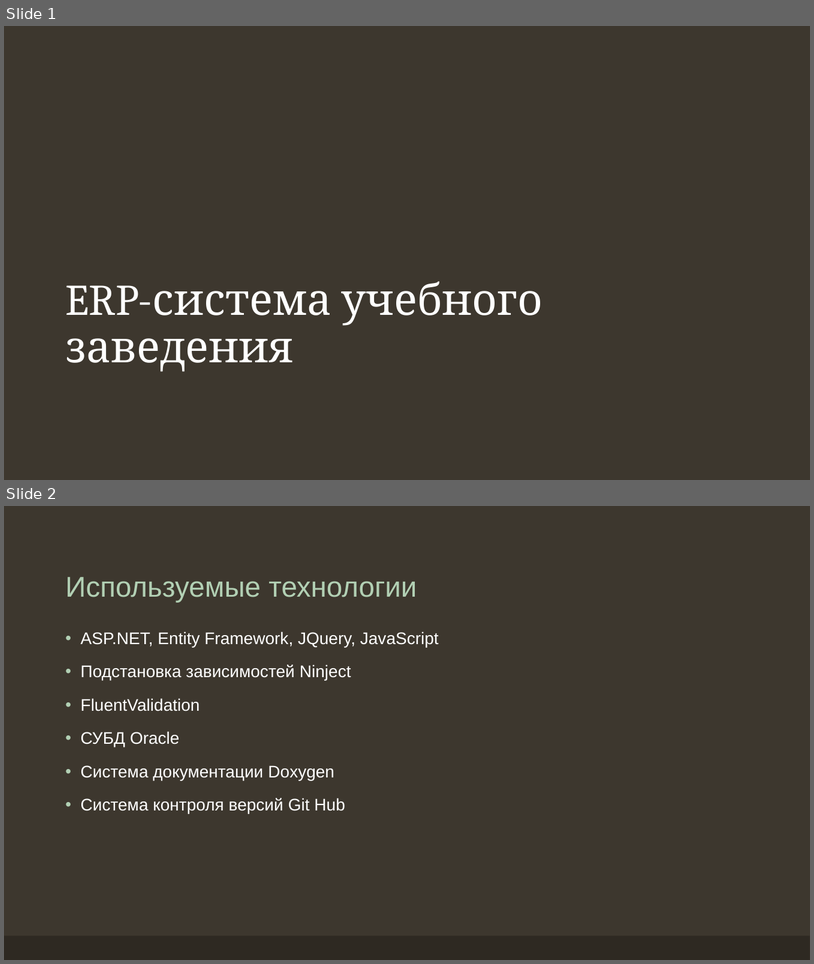
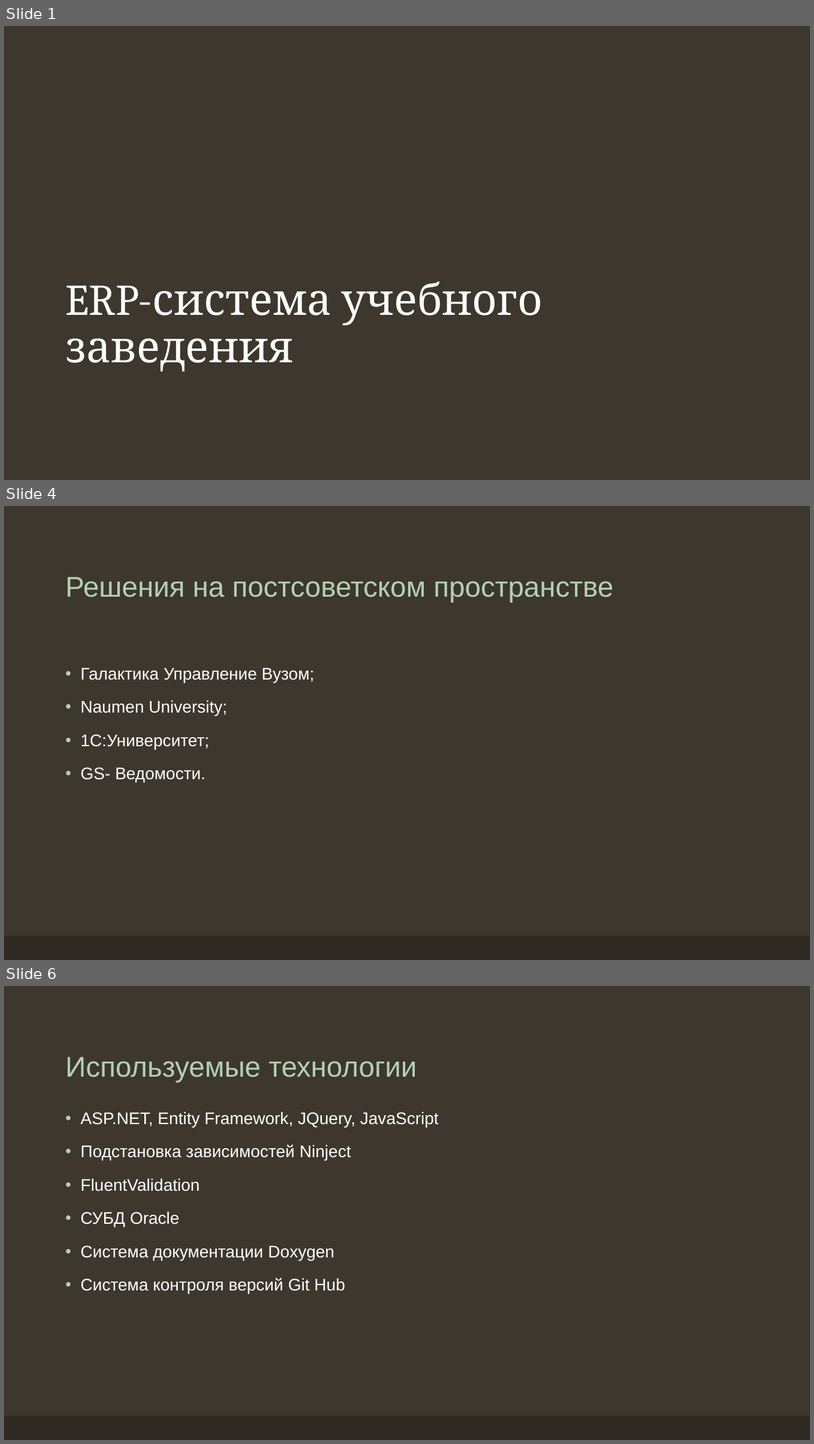
Before and after one commit to Paul-Brustinov/InStudyAsp, a slide deck: Doc/ERP-система учебного заведения.pptx. Shown one above the other, each under a label of ours: slides 1 and 2 before the commit, slides 1, 4 and 6 after it; the slides between them are not shown. The pictures are 814x964 and 814x1444 pixels, drawn with LibreOffice and Linux fonts; fonts in the diff are those of the drawing; background and template pictures are left out. Boxes give left, top, right and bottom in pixels: in the first picture for what was removed or moved away, otherwise in the second. Text is boxed around its words. In the diff, an @@ line names an element or a change of style, - is before the commit and + after.

```diff
--- a/Doc/ERP-система учебного заведения.pptx
+++ b/Doc/ERP-система учебного заведения.pptx
@@ slide 4 added at (4,506,810,960), background #3D372E; not listed: 1 template element that a slide beside it also shows @@
@@ title added at (65,577,614,602), 34 pt, text #B2D0B4 @@
+Решения на постсоветском пространстве
@@ text added at (81,667,315,782), 20 pt, text #FFFFFF @@
+• Галактика Управление Вузом;
+• Naumen University;
+• 1С:Университет;
+• GS- Ведомости.
@@ what was slide 2 is now slide 6 @@
```
Also in this commit, not shown: 1 slide changed, 10 other slides added, 9 slides removed, 1 other file.
